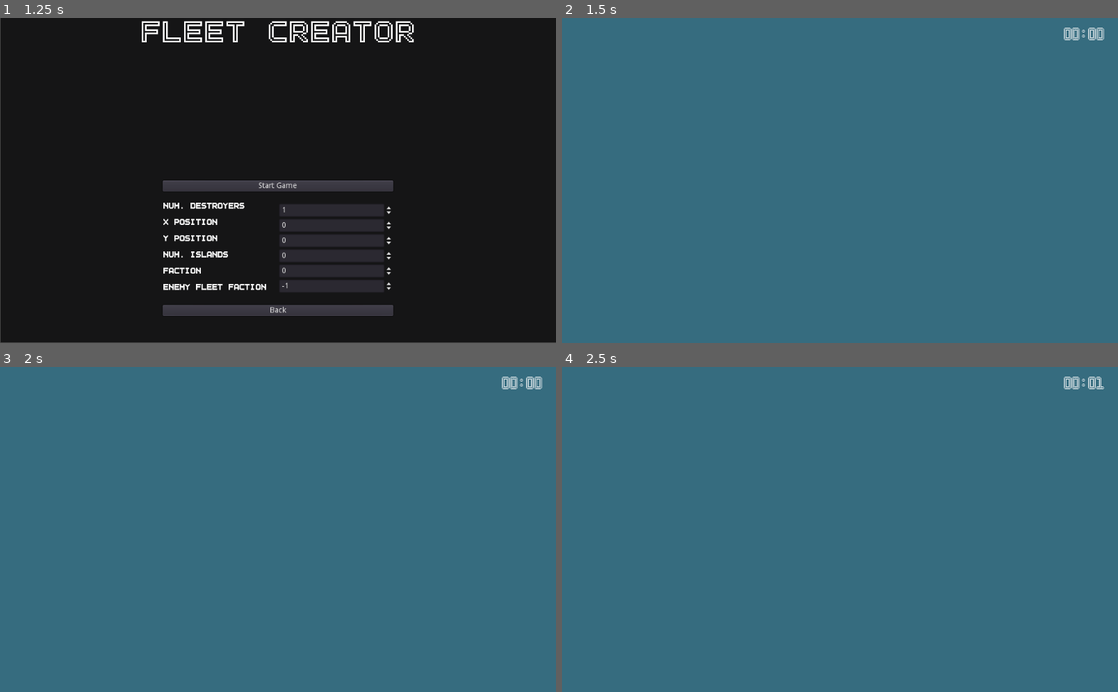
Above: before the commit, frames 1-4 (two rows, left to right).
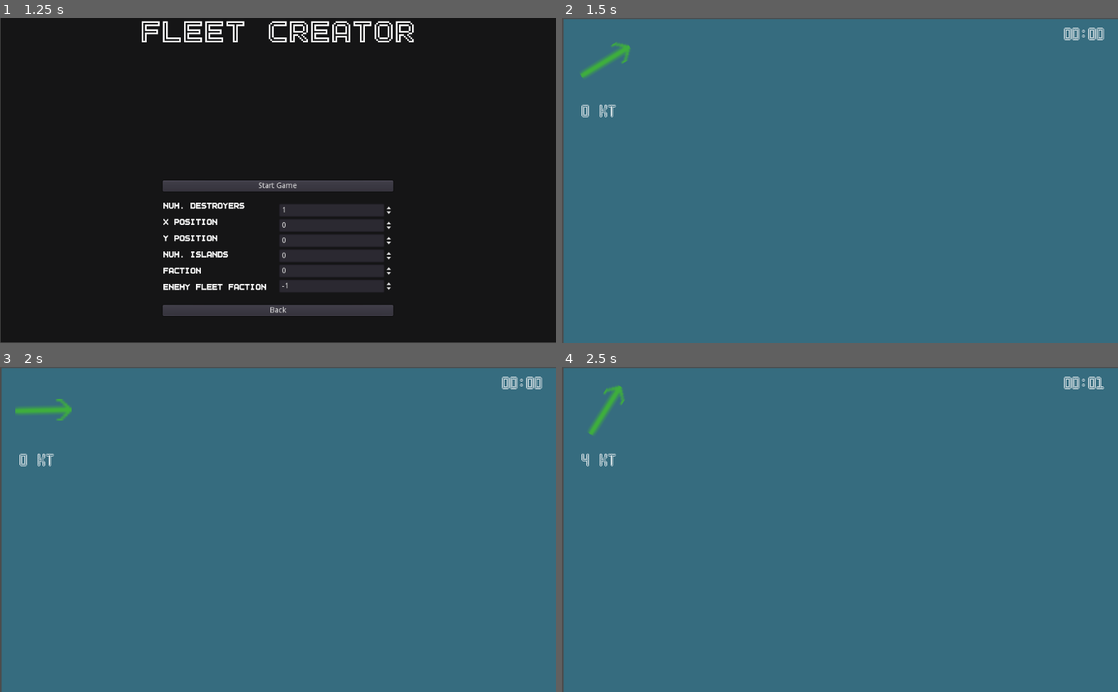
Above: after the commit, the same moments.

Repository: peter-shaw-benson/naval-game
Game: Godot game, scene res://gui/MainMenu.tscn
Two runs of this game, one before a commit and one after it. Both use one fixed random seed, a clock stepped at 60 frames per second and the inputs below.
Inputs (mouse positions are in pixels of both pictures, inside the frame that each line leads up to):
- Up to frame 1 (1.25 s): click "Start Game" at 0.5 s
- Up to frame 2 (1.5 s): click "Start Game" at 1.25 s
- Up to frame 3 (2 s): no input
- Up to frame 4 (2.5 s): move the mouse to (962, 513) at 2.02 s; hold X (bomb) from 2.03 s (still down); click (962, 513) at 2.17 s

Frame 1 is identical in both runs. In frame 2, 1.0% of the frame differs, in the area x 0-100%, y 0-100%; in frame 3, 1.0%; in frame 4, 1.0%.
Error in both runs: Invalid get index 'type' (on base: 'Dictionary'). (res://Game)

Commit message:
added wind compass

Diff:
--- a/Game Map/Map 2.gd
+++ b/Game Map/Map 2.gd
@@ -185,6 +185,7 @@
 	get_node("Weather").calc_new_wind_speed()
 	for unit in squad_list:
 		unit.calc_new_wind_vector($Weather.get_wind_velocity_cartesian())
+	$WindBox.update_weather_display($Weather.get_wind_dir_angle(), $Weather.get_wind_speed_kt())
 
 func _on_GameClock_timeout():
 	game_time += 1
--- a/Game Map/Map 2.tscn
+++ b/Game Map/Map 2.tscn
@@ -9,6 +9,9 @@
 [ext_resource path="res://fonts/basic_font.tres" type="DynamicFont" id=7]
 [ext_resource path="res://Squad/Airbase/Airbase.tscn" type="PackedScene" id=8]
 [ext_resource path="res://Game Map/Weather/Weather.gd" type="Script" id=9]
+[ext_resource path="res://art/Untitled.png" type="Texture" id=10]
+[ext_resource path="res://Game Map/WindSpeed.gd" type="Script" id=11]
+[ext_resource path="res://Game Map/WindBox.gd" type="Script" id=12]
 
 [sub_resource type="DynamicFont" id=1]
 size = 36
@@ -23,13 +26,14 @@
 [node name="ColorRect" type="ColorRect" parent="."]
 anchor_right = 1.0
 anchor_bottom = 1.0
+margin_left = 3.0
+margin_top = 2.0
+margin_right = 3.0
+margin_bottom = 2.0
 mouse_filter = 2
 size_flags_horizontal = 3
 size_flags_vertical = 3
 color = Color( 0.215686, 0.427451, 0.501961, 1 )
-__meta__ = {
-"_edit_use_anchors_": false
-}
 
 [node name="CrashPopup" parent="." instance=ExtResource( 5 )]
 visible = false
@@ -50,9 +54,6 @@
 margin_bottom = 53.636
 custom_fonts/normal_font = SubResource( 1 )
 text = "12:20"
-__meta__ = {
-"_edit_use_anchors_": false
-}
 
 [node name="Ship Funeral" type="PopupPanel" parent="."]
 anchor_top = 1.0
@@ -114,6 +115,31 @@
 [node name="Weather" type="Node" parent="."]
 script = ExtResource( 9 )
 
+[node name="WindBox" type="Control" parent="."]
+margin_right = 168.0
+margin_bottom = 184.0
+script = ExtResource( 12 )
+
+[node name="ArrowSprite" type="Sprite" parent="WindBox"]
+position = Vector2( 80, 80 )
+rotation = -1.5708
+scale = Vector2( 4, 4 )
+texture = ExtResource( 10 )
+
+[node name="WindSpeedText" type="RichTextLabel" parent="WindBox"]
+anchor_left = 0.999309
+anchor_top = 0.00117851
+anchor_right = 0.999309
+anchor_bottom = 0.00117851
+margin_left = -131.884
+margin_top = 155.783
+margin_right = -1.88391
+margin_bottom = 195.783
+custom_fonts/normal_font = SubResource( 1 )
+text = "0 kt"
+fit_content_height = true
+script = ExtResource( 11 )
+
 [connection signal="id_pressed" from="CrashPopup" to="." method="_on_CrashPopup_id_pressed"]
 [connection signal="timeout" from="Ship Popup Timer" to="." method="_on_Ship_Popup_Timer_timeout"]
 [connection signal="timeout" from="GameClock" to="." method="_on_GameClock_timeout"]
--- a/Game Map/Weather/Weather.gd
+++ b/Game Map/Weather/Weather.gd
@@ -32,12 +32,24 @@
 	#max speed check
 	while abs(new_speed) > wind_speed_max:
 		new_speed = rng.randfn(current_wind_speed, current_speed_std)
+
+	if new_speed < 0:
+		new_speed = abs(new_speed)
+		current_wind_direction = current_wind_direction + PI
+
 	current_wind_speed = new_speed
 
 func get_wind_velocity_cartesian():
 	return Vector2(current_wind_speed*cos(current_wind_direction), \
 	current_wind_speed*sin(current_wind_direction))
 # Called when the node enters the scene tree for the first time.
+
+func get_wind_dir_angle():
+	return current_wind_direction + 3*PI/2
+
+func get_wind_speed_kt():
+	return int(current_wind_speed * 10)
+
 func _ready():
 	pass # Replace with function body.
 
--- /dev/null
+++ b/Game Map/WindBox.gd
@@ -0,0 +1,28 @@
+extends Control
+
+var angle_target
+var speed_target
+var current_speed
+
+func update_weather_display(angle, speed):
+	#set lerp targets
+	self.angle_target = angle
+	self.speed_target = speed
+
+func _physics_process(delta):
+	#lerp setup for arrow rotation
+	$ArrowSprite.rotation = lerp_angle($ArrowSprite.rotation, angle_target, 0.1)
+	#lerp setup if we want numbers to graduate smoothly in the future
+	$WindSpeedText.set_text(str(int(lerp(current_speed, speed_target, 0))) + " kt")
+	current_speed = speed_target
+
+func _ready():
+	angle_target = 0
+	current_speed = 0
+	speed_target = 0
+	pass # Replace with function body.
+
+
+# Called every frame. 'delta' is the elapsed time since the previous frame.
+#func _process(delta):
+#	pass
--- /dev/null
+++ b/Game Map/WindSpeed.gd
@@ -0,0 +1,16 @@
+extends RichTextLabel
+
+
+# Declare member variables here. Examples:
+# var a = 2
+# var b = "text"
+
+
+# Called when the node enters the scene tree for the first time.
+func _ready():
+	pass # Replace with function body.
+
+
+# Called every frame. 'delta' is the elapsed time since the previous frame.
+#func _process(delta):
+#	pass
--- a/Squad/Squadron.tscn
+++ b/Squad/Squadron.tscn
@@ -41,9 +41,7 @@
 [sub_resource type="StyleBoxFlat" id=6]
 bg_color = Color( 0.831373, 0.878431, 0.137255, 1 )
 
-[node name="Squadron" type="Area2D" groups=[
-"squad_group",
-]]
+[node name="Squadron" type="Area2D" groups=["squad_group"]]
 position = Vector2( 134, 76.75 )
 script = ExtResource( 1 )
 detector_scene = ExtResource( 8 )
@@ -99,5 +97,6 @@
 
 [node name="ShotTimer" type="Timer" parent="."]
 wait_time = 0.5
+
 [connection signal="area_entered" from="." to="." method="_on_Squadron_area_entered"]
 [connection signal="timeout" from="ShotTimer" to="." method="_on_ShotTimer_timeout"]
--- a/project.godot
+++ b/project.godot
@@ -144,6 +144,11 @@
 "events": [ Object(InputEventKey,"resource_local_to_scene":false,"resource_name":"","device":0,"alt":false,"shift":false,"control":false,"meta":false,"command":false,"pressed":false,"scancode":88,"physical_scancode":0,"unicode":0,"echo":false,"script":null)
  ]
 }
+patrol={
+"deadzone": 0.5,
+"events": [ Object(InputEventKey,"resource_local_to_scene":false,"resource_name":"","device":0,"alt":false,"shift":false,"control":false,"meta":false,"command":false,"pressed":false,"scancode":81,"physical_scancode":0,"unicode":0,"echo":false,"script":null)
+ ]
+}
 
 [layer_names]
 
Not shown: 1 places in Game Map/Map 2.tscn that only renumber resources
Binary file added: art/Untitled.png
Not shown, added: art/Untitled.png.import
